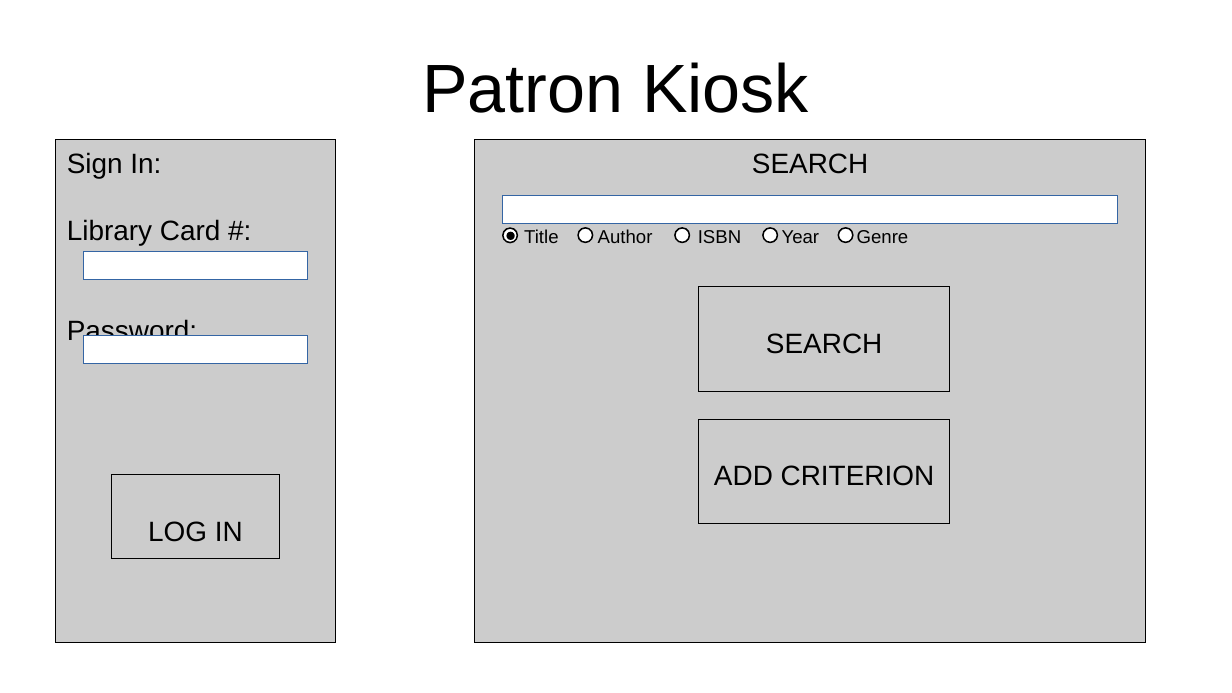
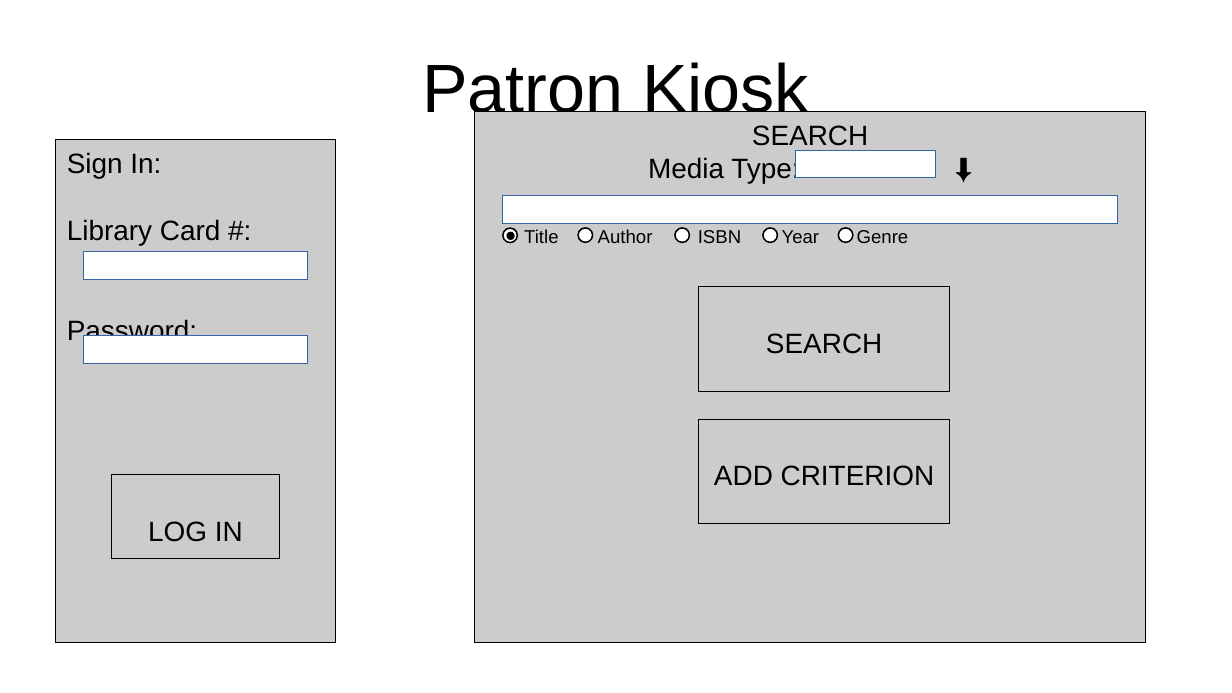
Before and after one commit to bheney/Library-Catalog, a slide deck: slide 1 of UI Mock Up.odp. Drawn at 1232x693 pixels with LibreOffice and Linux fonts; fonts in the diff are those of the drawing. Boxes give left, top, right and bottom in pixels: in the first picture for what was removed or moved away, otherwise in the second. Text is boxed around its words. In the diff, an @@ line names an element or a change of style, - is before the commit and + after.

```diff
--- a/UI Mock Up.odp
+++ b/UI Mock Up.odp
@@ rectangle "SEARCH": place and size @@
-rectangle "SEARCH" at (475,140,1146,643)
+rectangle "SEARCH" at (475,112,1146,643)
@@ text in rectangle at (648,156,799,183): paragraph added @@
+Media Type: ⬇️
@@ rectangle added at (796,150,936,178), fill #FFFFFF, outline #3465A4 0 pt @@
```
Also in this commit, not shown: 1 other slide changed, 2 slides added, 2 other files.
